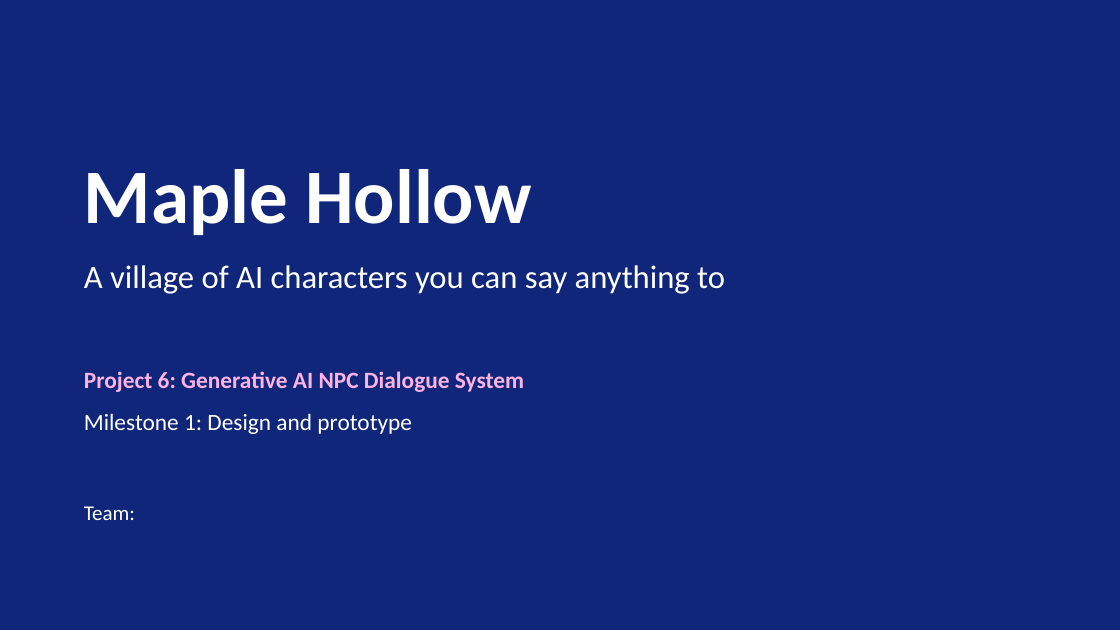
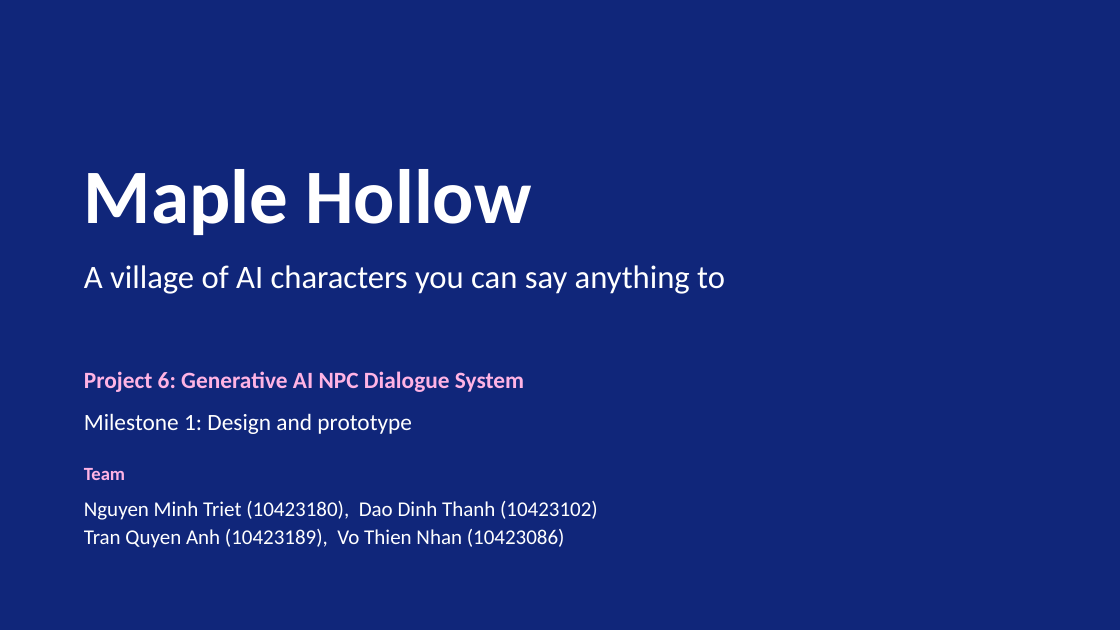
Before and after one commit to MakiseKirusu/Generative_AI_NPC_Dialogue_System, a slide deck: slide 1 of docs/Milestone1_slides.pptx. Drawn at 1120x630 pixels with LibreOffice and Linux fonts; fonts in the diff are those of the drawing. Boxes give left, top, right and bottom in pixels: in the first picture for what was removed or moved away, otherwise in the second. Text is boxed around its words. In the diff, an @@ line names an element or a change of style, - is before the commit and + after.

```diff
--- a/docs/Milestone1_slides.pptx
+++ b/docs/Milestone1_slides.pptx
@@ text at (x1=84, y1=468, x2=125, y2=480): text changed; size 18 to 16 pt; text colour #FFFFFF to #FFB3E4; bold on @@
-Team:
+Team
@@ text added at (x1=84, y1=501, x2=598, y2=548), 18 pt, text #FFFFFF @@
+Nguyen Minh Triet (10423180), Dao Dinh Thanh (10423102)
+Tran Quyen Anh (10423189), Vo Thien Nhan (10423086)
```
Also in this commit, not shown: 10 other slides changed, 6 slides added, 31 other files.
